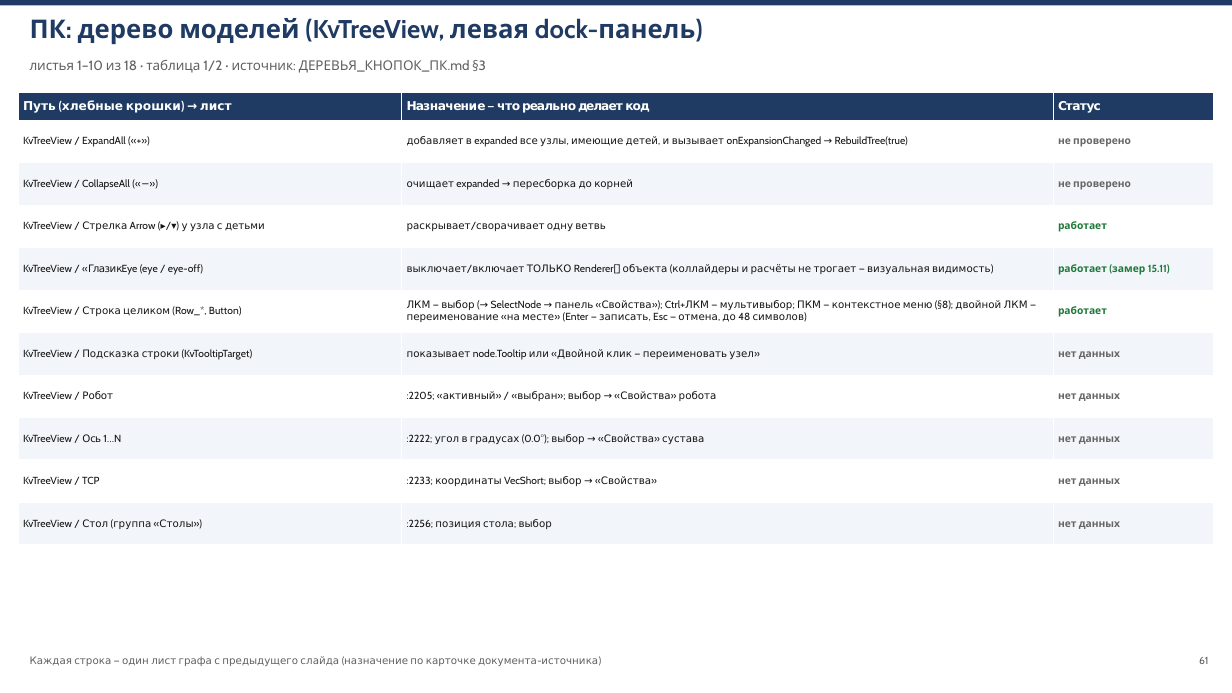
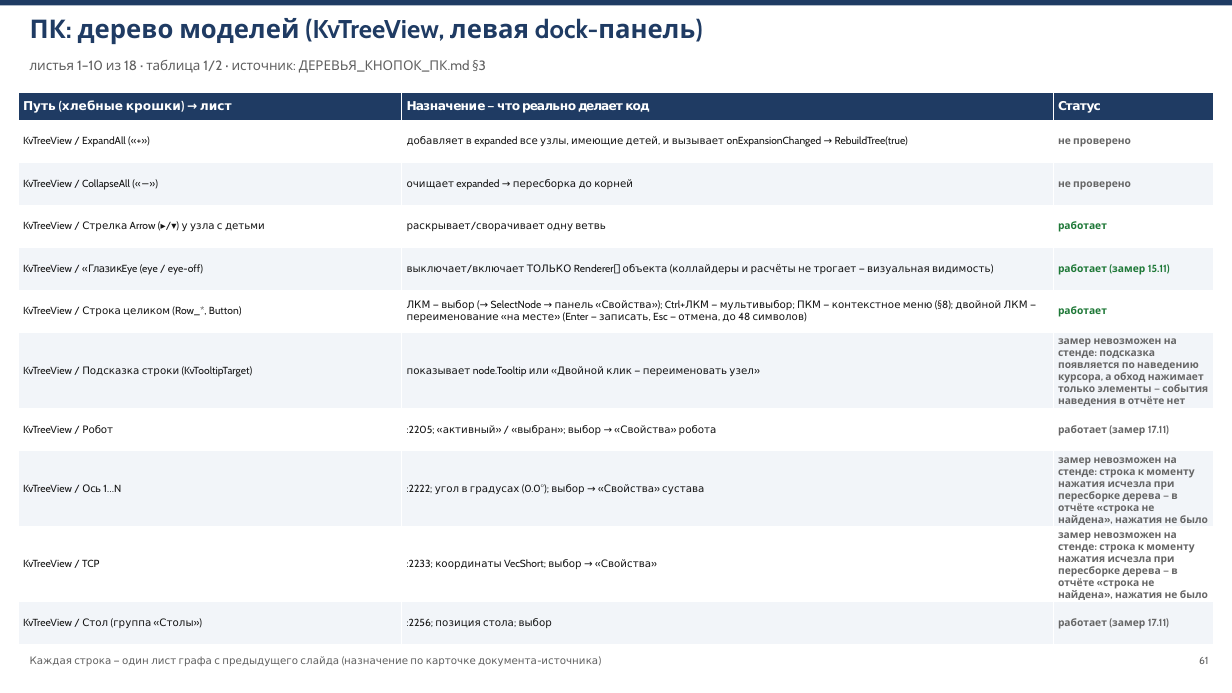
Before and after one commit to V1iktorK/KazistovVv, a slide deck: slide 61 of Docs/КОНСПЕКТ_КНОПОК.pptx. Drawn at 1232x693 pixels with LibreOffice and Linux fonts; fonts in the diff are those of the drawing. Boxes give left, top, right and bottom in pixels: in the first picture for what was removed or moved away, otherwise in the second. Text is boxed around its words. In the diff, an @@ line names an element or a change of style, - is before the commit and + after.

Commit message:
кампания «каждый листочек путеводителя закрыт», волна 4 (документы): 22 листа закрыты (13 замером самопрогона 17.11 — AR 454 элемента/0 провалов, VR+MR 17.11, MR-чистое состояние; 9 тестами), 60 получили честную причину «замер невозможен на стенде» (+1 частично), снято с CSV, осталось 273

```diff
--- a/Docs/КОНСПЕКТ_КНОПОК.pptx
+++ b/Docs/КОНСПЕКТ_КНОПОК.pptx
@@ table at (x1=18, y1=92, x2=1214, y2=633) @@
-row 7, column 3: нет данных
+row 7, column 3: замер невозможен на стенде: подсказка появляется по наведению курсора, а обход нажимает только элементы — события наведения в отчёте нет
-row 8, column 3: нет данных
+row 8, column 3: работает (замер 17.11)
-row 9, column 3: нет данных
+row 9, column 3: замер невозможен на стенде: строка к моменту нажатия исчезла при пересборке дерева — в отчёте «строка не найдена», нажатия не было
-row 10, column 3: нет данных
+row 10, column 3: замер невозможен на стенде: строка к моменту нажатия исчезла при пересборке дерева — в отчёте «строка не найдена», нажатия не было
-row 11, column 3: нет данных
+row 11, column 3: работает (замер 17.11)
```
Also in this commit, not shown: 19 other slides changed, 1 other file.
